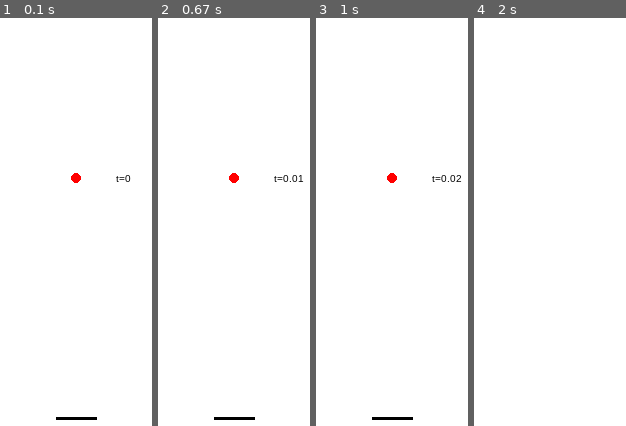
Above: before the commit, frames 1-4 (left to right).
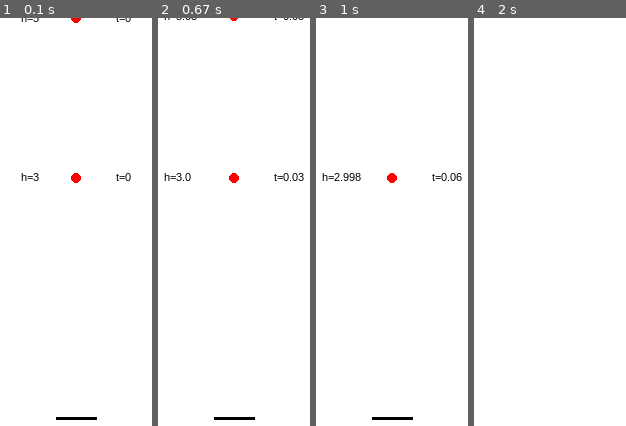
Above: after the commit, the same moments.

Repository: AlekseyPanas/GPUSPACM
Game: pygame game, started from OneDimensionalSPACM.py
Same seed, same stepped clock (60 frames per second), same inputs: the game is played once before the commit and once after it.
Inputs (mouse positions are in pixels of both pictures, inside the frame that each line leads up to):
- Up to frame 1 (0.1 s): no input
- Up to frame 2 (0.67 s): hold Right from 0.33 s (still down)
- Up to frame 3 (1 s): release Right at 0.8 s; hold O from 0.83 s (still down); hold Right from 0.83 s (still down)
- Up to frame 4 (2 s): release O at 1.3 s; release Right at 1.3 s; press the mouse at (outside the picture) at 1.37 s; move the mouse to (484, 372) at 1.47 s; release the mouse at (outside the picture) at 1.6 s

The runs differ from the first frame. In frame 1, 0.4% of the frame differs, in the area x 13-87%, y 0-41%; in frame 2, 0.5%, in the area x 3-97%, y 0-41%; in frame 3, 0.5%; in frame 4, nothing differs.

Commit message:
Squash bugs (done), add height text, add height plots

Diff:
--- a/OneDimensionalSPACM.py
+++ b/OneDimensionalSPACM.py
@@ -1,6 +1,6 @@
 from __future__ import  annotations
 import pygame
-from matplotlib import pyplot
+from matplotlib import pyplot as plt
 import math
 import numpy
 from dataclasses import dataclass
@@ -77,6 +77,8 @@
         self.layer = layer
 
     def get_force(self, target: Particle) -> float:
+        if target is self.owner: return 0
+
         targ_x = target.get_latest_position()
         own_x = self.owner.get_latest_position()
 
@@ -222,6 +224,7 @@
             # Checks missed collisions
             next_penalty_candidates: list[Collidable] = []  # Objects whose next penalty layer needs activating
             for c in self.collideables:  # Checking c's penalty layers
+                move_on = False  # Used as a "break" flag to exit loops once c has been added to the list
                 for p in self.particles:  # Moving particles which may have entered a new penalty layer for c
                     if p is not c:  # Don't detect against self, duh
 
@@ -251,14 +254,16 @@
                             # Check if there's a t0 <= t <= t1 for which the particle enters the penalty layer
                             else:
                                 # Solving two linear equations
-                                denom = ((c_positions[1] - c_positions[0]) / (t1 - t0)) - \
-                                        ((c_positions[1] - c_positions[0]) / (t1 - t0))
+                                denom = (c_positions[1] - c_positions[0]) - (p_positions[1] - p_positions[0])
                                 if denom != 0:
                                     collision1_t = (p_positions[0] - c_positions[0] - c_next_thickness) / denom
                                     collision2_t = (p_positions[0] - c_positions[0] + c_next_thickness) / denom
 
-                                    if t0 <= collision1_t <= t1 or t0 <= collision2_t <= t1:
+                                    if 0 <= collision1_t <= 1 or 0 <= collision2_t <= 1:
                                         next_penalty_candidates.append(c)
+                                        move_on = True
+                            if move_on: break
+                        if move_on: break
 
             # Initiate rollback
             if len(next_penalty_candidates) > 0:
@@ -273,6 +278,9 @@
                     self.eventQ.append((self.start_of_window + penalty.h, penalty))
                     c.active_penalties.append(penalty)
 
+                # Update saved starting event queue
+                self.eventQ_at_start = [(t, e) for t, e in self.eventQ]
+
                 yield YieldType.TIME_WINDOW_FINISHED_ROLLBACK, self
 
             # Proceed to next rollback window
@@ -280,12 +288,7 @@
                 # Move old window's snapshots into history
                 for p in self.particles:
                     p.previous_snapshots += p.current_snapshots[:-1]
-                    p.current_snapshots = p.current_snapshots[-1]
-
-                # Update bounds to next window and save event queue state
-                self.start_of_window = self.end_of_window
-                self.end_of_window = self.start_of_window + self.R
-                self.eventQ_at_start = [(t, e) for t, e in self.eventQ]
+                    p.current_snapshots = [p.current_snapshots[-1]]
 
                 # Remove penalties
                 for c in self.collideables:
@@ -311,7 +314,7 @@
                                 tups_to_remove.append(tup)
                         for tup in tups_to_remove:
                             self.eventQ.remove(tup)
-                        self.eventQ = heapq.heapify(self.eventQ)
+                        heapq.heapify(self.eventQ)
 
                     # No layer is exerting force, remove all
                     if innermost_colliding_layer is None:
@@ -321,6 +324,11 @@
                     else:
                         remove_penalties_from_eventQ(c.active_penalties[innermost_colliding_layer+1:])
                         c.active_penalties = c.active_penalties[:innermost_colliding_layer+1]
+
+                # Update bounds to next window and save event queue state
+                self.start_of_window = self.end_of_window
+                self.end_of_window = self.start_of_window + self.R
+                self.eventQ_at_start = [(t, e) for t, e in self.eventQ]
 
                 yield YieldType.TIME_WINDOW_FINISHED, self
 
@@ -347,7 +355,7 @@
         self.penalty_opacity = 120
         self.floor_line_thickness = 3
         self.penalty_line_thickness = 1
-        self.font = pygame.font.SysFont("Arial", 10)
+        self.font = pygame.font.SysFont("Arial", 11)
 
     @staticmethod
     def world_to_screen_space(screen_dim: float, camera: PygameVisualizer.Camera, world_pos: float):
@@ -369,8 +377,10 @@
         circle_pos = (self.screen_size[0] // 2,
                             round(self.world_to_screen_space(self.screen_size[1], self.camera, snap.x)))
         pygame.draw.circle(self.screen, (255, 0, 0), circle_pos, 5)
-        text = self.font.render(f"t={snap.t}", True, (0, 0, 0))
+        text = self.font.render(f"t={round(snap.t, 3)}", True, (0, 0, 0))
+        text_height = self.font.render(f"h={round(snap.x, 3)}", True, (0, 0, 0))
         self.screen.blit(text, (circle_pos[0] + self.floor_width * 2, circle_pos[1] - (text.get_height() / 2)))
+        self.screen.blit(text_height, (circle_pos[0] - self.floor_width * 2 - text.get_width(), circle_pos[1] - (text.get_height() / 2)))
 
     def draw_penalties(self, col: Collidable):
         num_pen = len(col.active_penalties)
@@ -398,6 +408,17 @@
         s = self.sim.run_sim()
 
         dragging = None
+        auto = False
+        show_penalties = True
+        show_rollbacks = True
+
+        def step():
+            # typ, _ = next(s)
+            while True:
+                typ, _ = next(s)
+                if (typ == YieldType.TIME_WINDOW_FINISHED and not show_rollbacks) or \
+                        ((typ == YieldType.TIME_WINDOW_FINISHED or typ == YieldType.TIME_WINDOW_FINISHED_ROLLBACK) and show_rollbacks):
+                    break
 
         while running:
             self.screen.fill((255, 255, 255))
@@ -406,12 +427,18 @@
                 if e.type == pygame.KEYDOWN:
                     if e.key == pygame.K_q:
                         running = False
-                    elif e.key == pygame.K_RIGHT:
-                        typ, _ = next(s)
-                        # while True:
-                        #     typ, _ = next(s)
-                        #     if typ == YieldType.TIME_WINDOW_FINISHED:
-                        #         break
+                    elif e.key == pygame.K_RIGHT and not auto:
+                        step()
+                    elif e.key == pygame.K_a:
+                        auto = not auto
+                    elif e.key == pygame.K_p:
+                        show_penalties = not show_penalties
+                    elif e.key == pygame.K_r:
+                        show_rollbacks = not show_rollbacks
+                    elif e.key == pygame.K_o:
+                        for p in self.sim.particles:
+                            plt.plot([s.x for s in p.previous_snapshots + p.current_snapshots])
+                        plt.show()
 
                 elif e.type == pygame.MOUSEBUTTONDOWN:
                     if e.button == pygame.BUTTON_WHEELDOWN:
@@ -433,8 +460,12 @@
 
             self.camera.world_center += self.move_speed * self.camera.world_length_capture * (int(pygame.key.get_pressed()[pygame.K_w]) - int(pygame.key.get_pressed()[pygame.K_s]))
 
-            for c in self.sim.collideables:
-                self.draw_penalties(c)
+            if auto:
+                step()
+
+            if show_penalties:
+                for c in self.sim.collideables:
+                    self.draw_penalties(c)
             for p in self.sim.particles:
                 self.draw_particle(p.current_snapshots[-1])
             for w in self.sim.walls:
@@ -446,7 +477,15 @@
 
 
 if __name__ == "__main__":
-    sim = SPACM1DSim(0.03, -1, 0.01, [3], [0], [0], [1], 1, 1, 0.01)
+    # sim = SPACM1DSim(0.03, -1, 0.005, [3], [0], [0], [1], 1, 0.5, 0.005)
+    sim = SPACM1DSim(0.03, -1, 0.01, [3, 5], [0, 1], [0], [1, 1], 1, 1, 0.01)  # Working two-particle sim, but bounces are too far
+    # sim = SPACM1DSim(0.03, -1, 0.01, [3, 5, 7], [0, 1, 2], [0, 8], [1, 1, 1], 1, 1, 0.01)  # Working three-particle two-wall sim, but bounces are too far
+
+    # sim = SPACM1DSim(0.03, -1, 0.001, [3, 5, 7], [0, 1, 2], [0], [1, 1, 1], 4, 0.3, 0.001)  # Working two-particle sim, bounces not far, but is slow
+    # sim = SPACM1DSim(0.03, -1, 0.001, [3, 5, 7], [0, 1, 2], [0, 8], [1, 1, 1], 10, 0.4, 0.001)  # Working three-particle two-wall sim, accurate but slow
+
+    # sim = SPACM1DSim(0.03, -1, 0.03, [10], [0], [0], [1], 1, 0.05, 0.03)  # Infinite loop
+
     visualizer = PygameVisualizer((800, 800), sim, 1.1, 0.005)
     visualizer.run()
 
